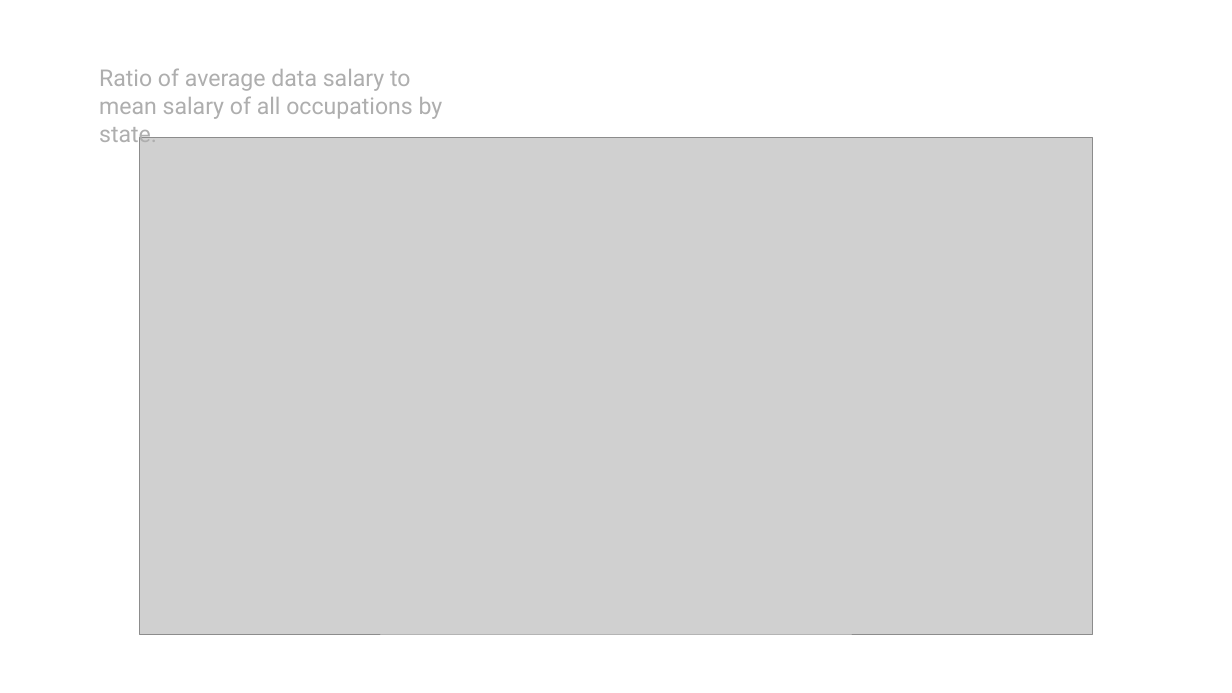
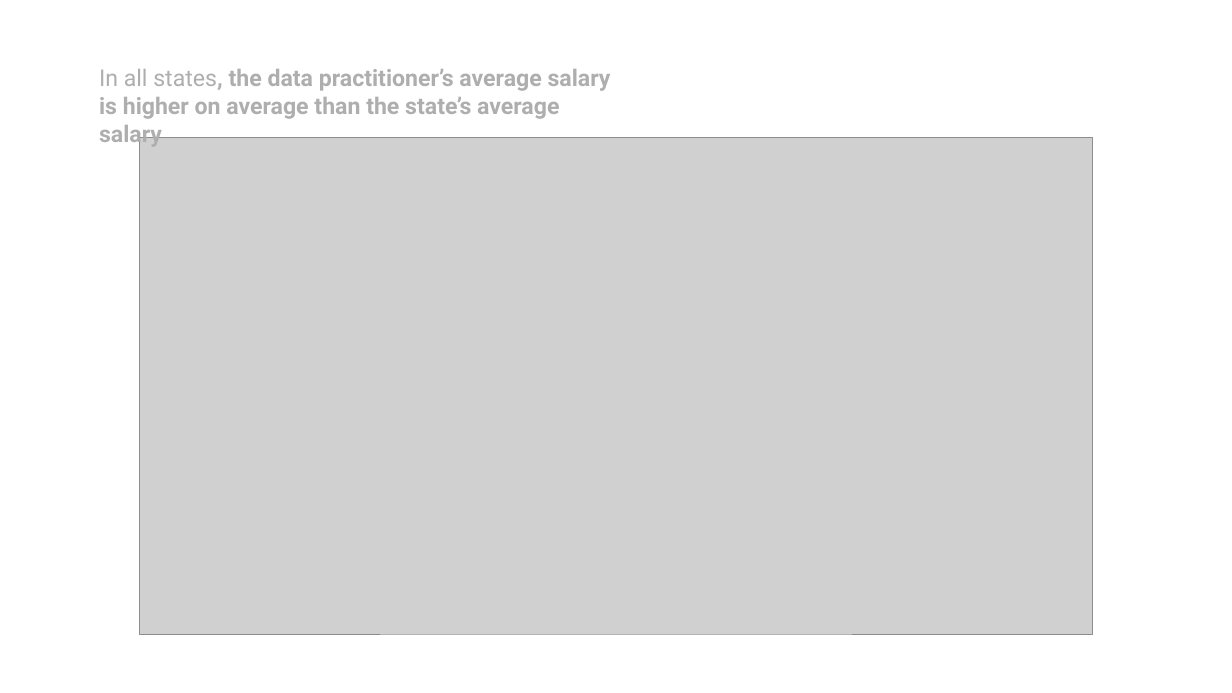
Before and after one commit to mraynolds/data608, a slide deck: slide 6 of story4/story4.pptx. Drawn at 1232x693 pixels with LibreOffice and Linux fonts; fonts in the diff are those of the drawing; grey boxes stand for pictures. Boxes give left, top, right and bottom in pixels: in the first picture for what was removed or moved away, otherwise in the second. Text is boxed around its words. In the diff, an @@ line names an element or a change of style, - is before the commit and + after.

```diff
--- a/story4/story4.pptx
+++ b/story4/story4.pptx
@@ text at (x1=99, y1=69, x2=611, y2=147): text changed; bold on @@
-Ratio of average data salary to mean salary of all occupations by state.
+In all states, the data practitioner’s average salary is higher on average than the state’s average salary
```
Also in this commit, not shown: 4 other slides changed, 3 other files.
